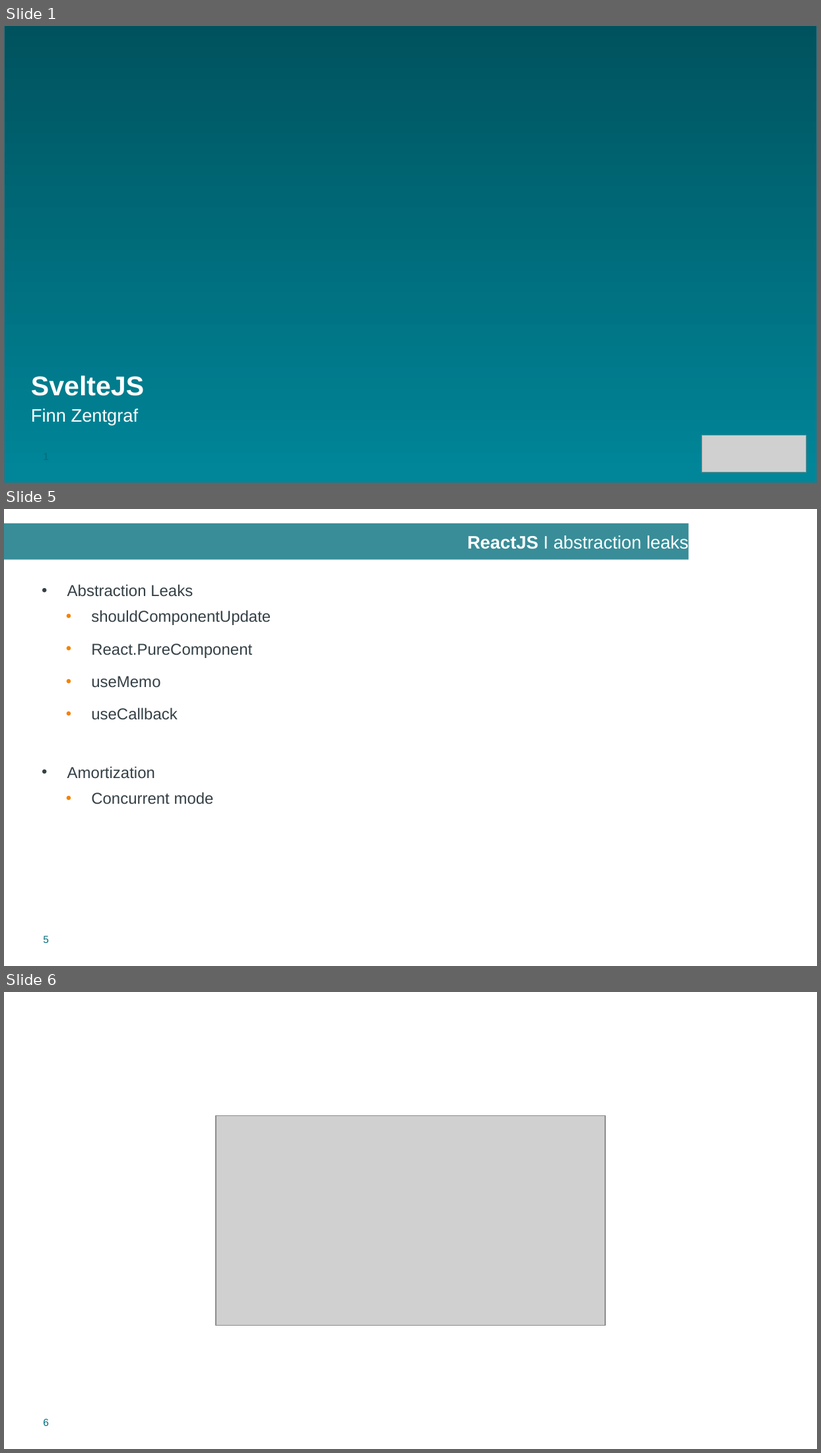
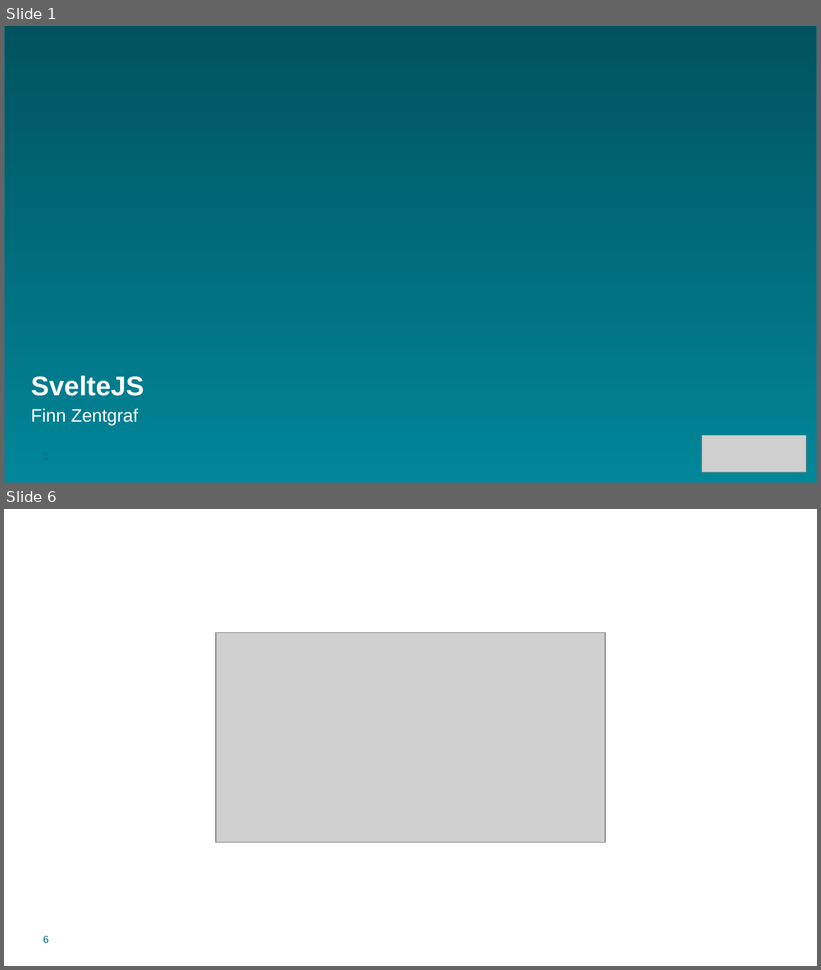
Before and after one commit to inform40/tutorial-svelte, a slide deck: svelte.pptx. Shown one above the other, each under a label of ours: slides 1, 5 and 6 before the commit, slides 1 and 6 after it; the slides between them are not shown. The pictures are 821x1453 and 821x970 pixels, drawn with LibreOffice and Linux fonts; fonts in the diff are those of the drawing; grey boxes stand for pictures; background and template pictures are left out; a plain dark background stands for a picture behind light text. Boxes give left, top, right and bottom in pixels: in the first picture for what was removed or moved away, otherwise in the second. Text is boxed around its words. In the diff, an @@ line names an element or a change of style, - is before the commit and + after.

```diff
--- a/svelte.pptx
+++ b/svelte.pptx
@@ slide 5 removed at [4, 509, 817, 966], background #FFFFFF; not listed: 3 template elements that a slide beside it also shows @@
@@ title removed at [4, 524, 688, 560] @@
-ReactJS I abstraction leaks
@@ text removed at [67, 584, 271, 805] @@
-• Abstraction Leaks
-  • shouldComponentUpdate
-  • React.PureComponent
-  • useMemo
-  • useCallback
-• Amortization
-  • Concurrent mode
```
Also in this commit, not shown: 4 slides added, 6 other slides removed.
